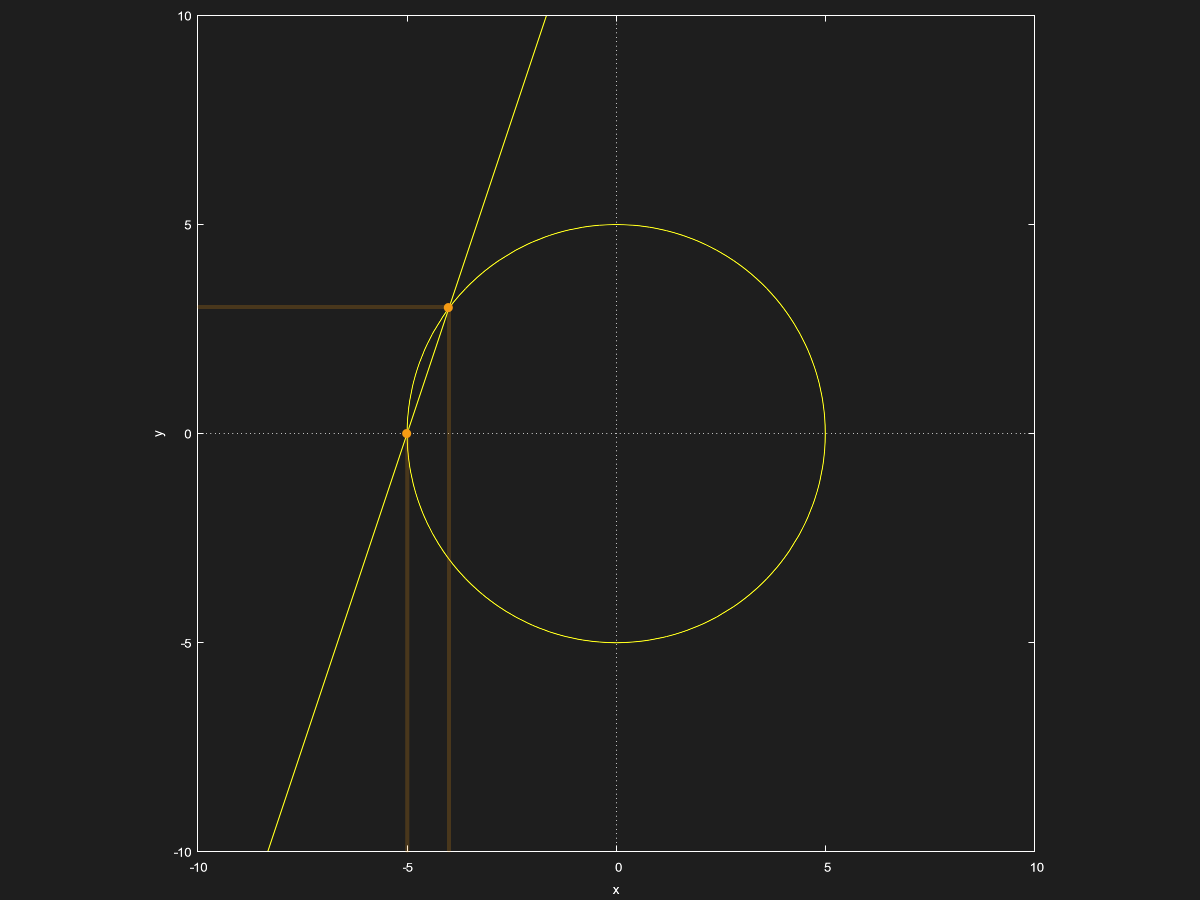
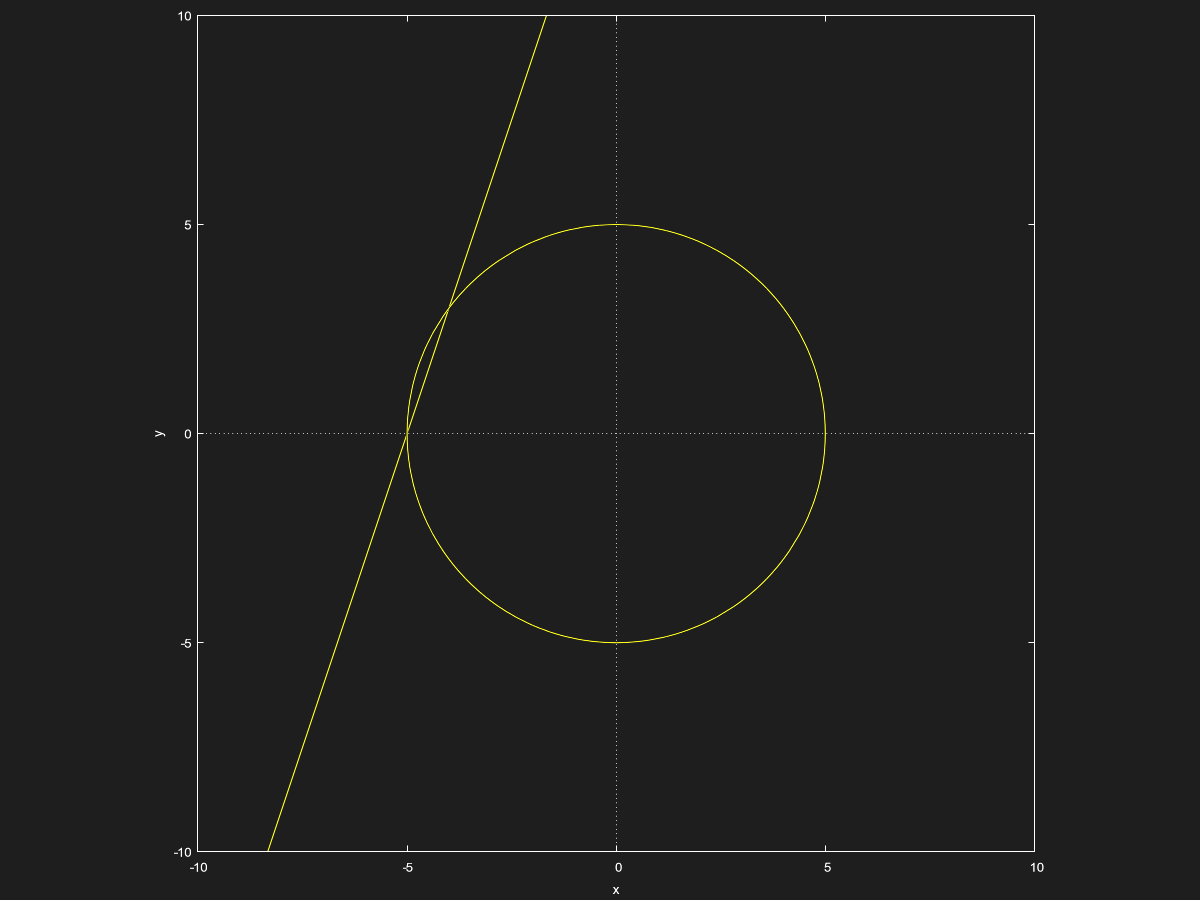
Two versions of the same layered image (1200 x 900). Layer-by-layer changes:
removed layer "Visible" from group "Group 2" over box(197, 303, 453, 853)
removed layer "Paint Layer 2 (pasted)" (1st of 2, in "Group 2" › "Group 1") from group "Group 1" over box(197, 303, 453, 853)
removed layer "Paint Layer 2 (pasted)" (2nd of 2, in "Group 2" › "Group 1") from group "Group 1" over box(197, 303, 453, 853)
